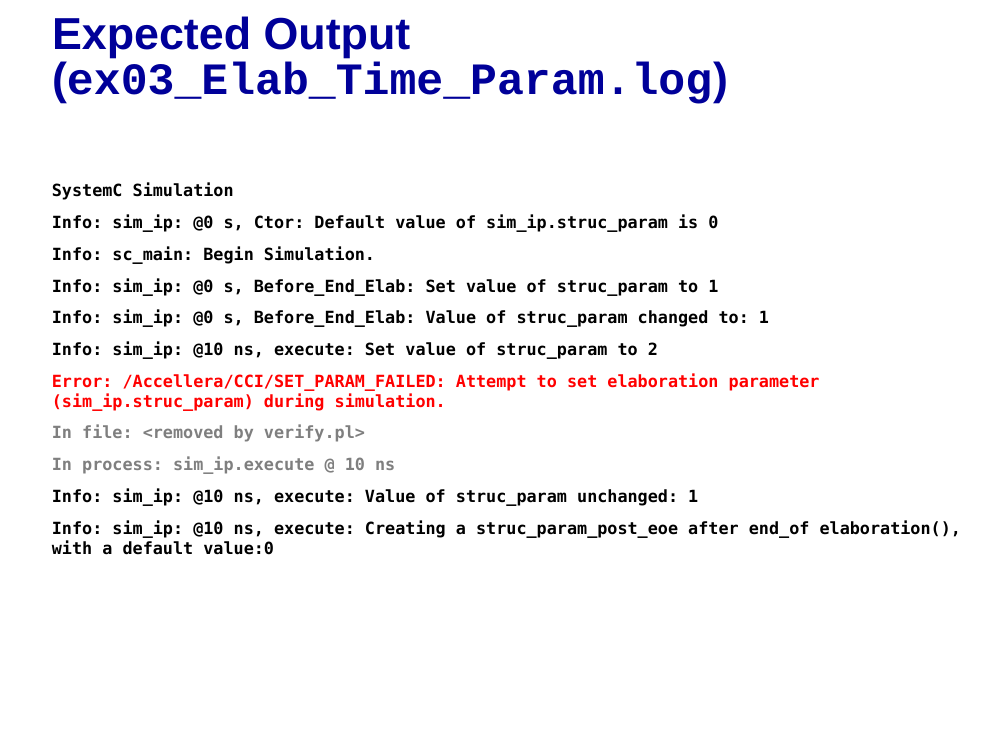
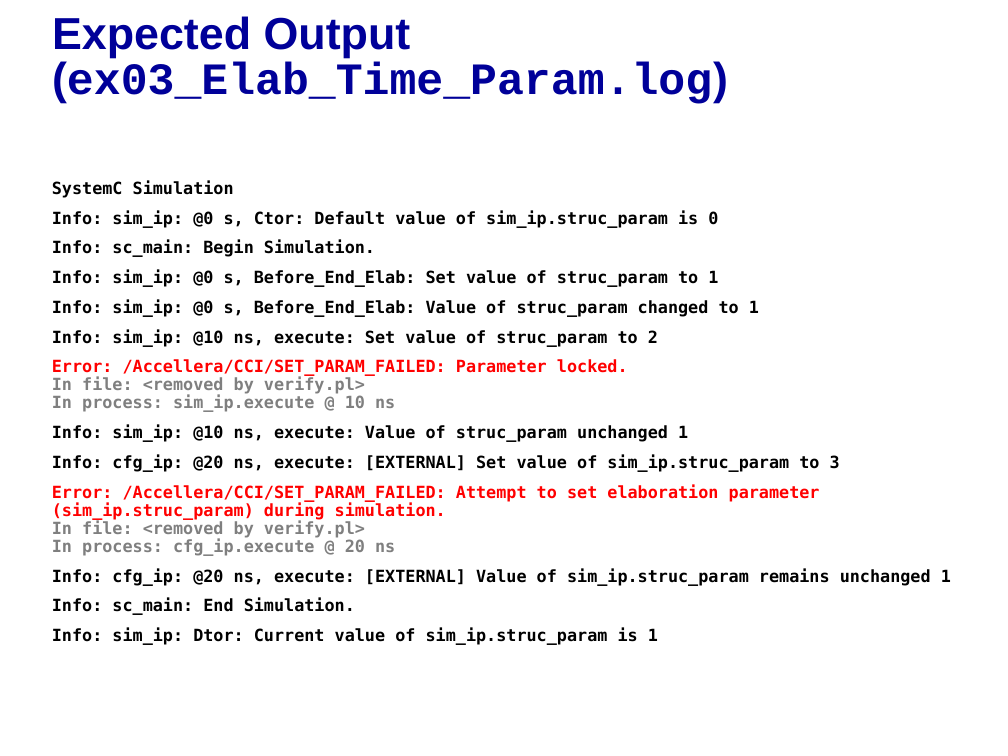
Before and after one commit to accellera-official/cci, a slide deck: slide 4 of examples/ex03_Elab_Time_Param/docs/ex03_Elab_Time_Param.ppt (slide 5 before the commit). Drawn at 1008x756 pixels with LibreOffice and Linux fonts; fonts in the diff are those of the drawing; background and template pictures are left out. Boxes give left, top, right and bottom in pixels: in the first picture for what was removed or moved away, otherwise in the second. Text is boxed around its words. In the diff, an @@ line names an element or a change of style, - is before the commit and + after.

```diff
--- a/examples/ex03_Elab_Time_Param/docs/ex03_Elab_Time_Param.ppt
+++ b/examples/ex03_Elab_Time_Param/docs/ex03_Elab_Time_Param.ppt
@@ text at (52,181,718,347): line spacing 1 to 0.9 @@
@@ text at (52,300,759,318): text changed @@
-Info: sim_ip: @0 s, Before_End_Elab: Value of struc_param changed to: 1
+Info: sim_ip: @0 s, Before_End_Elab: Value of struc_param changed to 1
@@ text at (52,359,951,645): text changed @@
-Error: /Accellera/CCI/SET_PARAM_FAILED: Attempt to set elaboration parameter (sim_ip.struc_param) during simulation.
-In file: <removed by verify.pl>
-In process: sim_ip.execute @ 10 ns
-Info: sim_ip: @10 ns, execute: Value of struc_param unchanged: 1
-Info: sim_ip: @10 ns, execute: Creating a struc_param_post_eoe after end_of elaboration(), with a default value:0
+Error: /Accellera/CCI/SET_PARAM_FAILED: Parameter locked.
+In file: <removed by verify.pl>
+In process: sim_ip.execute @ 10 ns
+Info: sim_ip: @10 ns, execute: Value of struc_param unchanged 1
+Info: cfg_ip: @20 ns, execute: [EXTERNAL] Set value of sim_ip.struc_param to 3
+Error: /Accellera/CCI/SET_PARAM_FAILED: Attempt to set elaboration parameter (sim_ip.struc_param) during simulation.
+In file: <removed by verify.pl>
+In process: cfg_ip.execute @ 20 ns
+Info: cfg_ip: @20 ns, execute: [EXTERNAL] Value of sim_ip.struc_param remains unchanged 1
+Info: sc_main: End Simulation.
+Info: sim_ip: Dtor: Current value of sim_ip.struc_param is 1
```
Also in this commit, not shown: 1 other slide changed, 2 slides removed, 10 other files.
